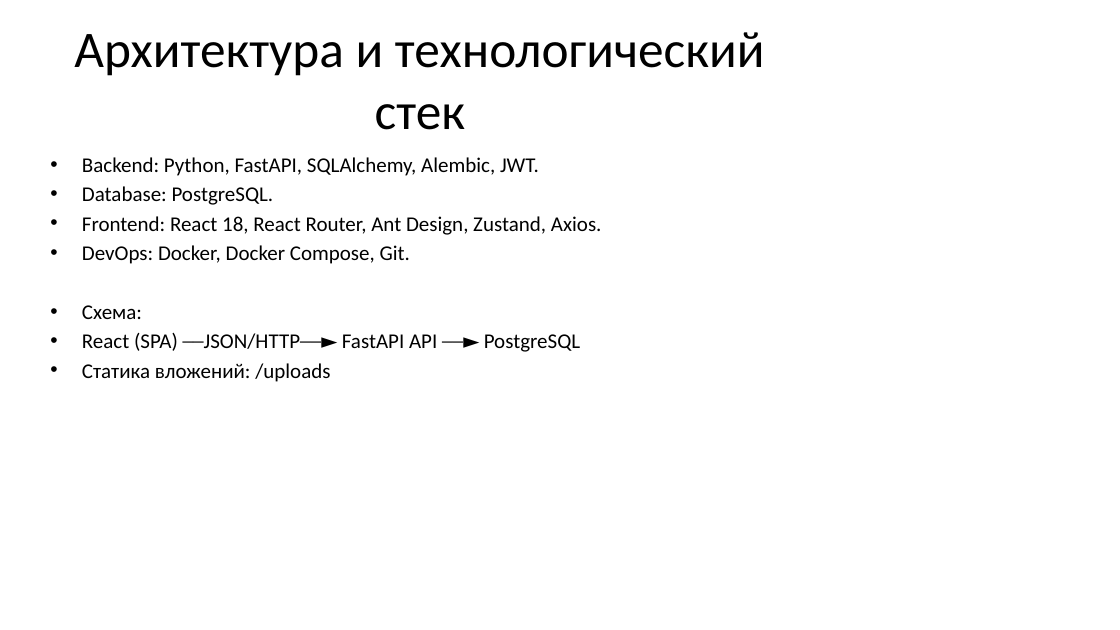
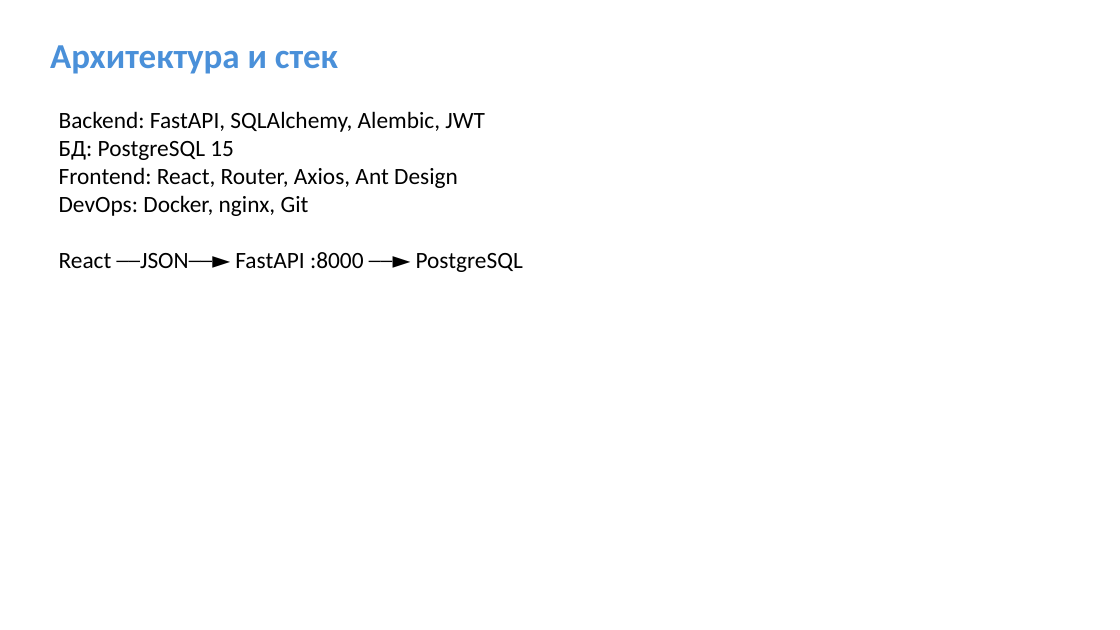
Before and after one commit to Sergei0319/ticktick-diplom, a slide deck: slide 3 of presentation/Презентация_TickTick_диплом.pptx. Drawn at 1120x630 pixels with LibreOffice and Linux fonts; fonts in the diff are those of the drawing. Boxes give left, top, right and bottom in pixels: in the first picture for what was removed or moved away, otherwise in the second. Text is boxed around its words. In the diff, an @@ line names an element or a change of style, - is before the commit and + after.

```diff
--- a/presentation/Презентация_TickTick_диплом.pptx
+++ b/presentation/Презентация_TickTick_диплом.pptx
@@ text "Архитектура и стек" at [50,45,338,74]: vertical alignment middle to top @@
@@ text at [50,45,338,74]: text changed; size 44 to 30 pt; text colour #000000 to #4A90D9; bold on @@
-Архитектура и технологический стек
+Архитектура и стек
@@ text at [59,111,523,272]: text changed; size 18 to 20 pt @@
-• Backend: Python, FastAPI, SQLAlchemy, Alembic, JWT.
-• Database: PostgreSQL.
-• Frontend: React 18, React Router, Ant Design, Zustand, Axios.
-• DevOps: Docker, Docker Compose, Git.
-• Схема:
-• React (SPA) ──JSON/HTTP──► FastAPI API ──► PostgreSQL
-• Статика вложений: /uploads
+Backend: FastAPI, SQLAlchemy, Alembic, JWT
+БД: PostgreSQL 15
+Frontend: React, Router, Axios, Ant Design
+DevOps: Docker, nginx, Git
+React ──JSON──► FastAPI :8000 ──► PostgreSQL
```
Also in this commit, not shown: 6 other slides changed, 3 slides added, 3 slides removed.
